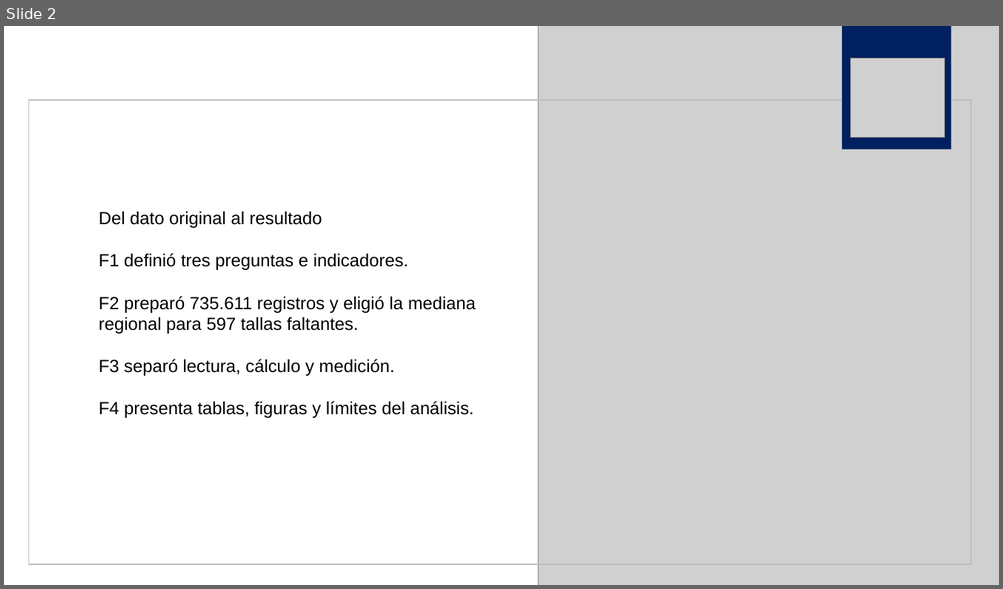
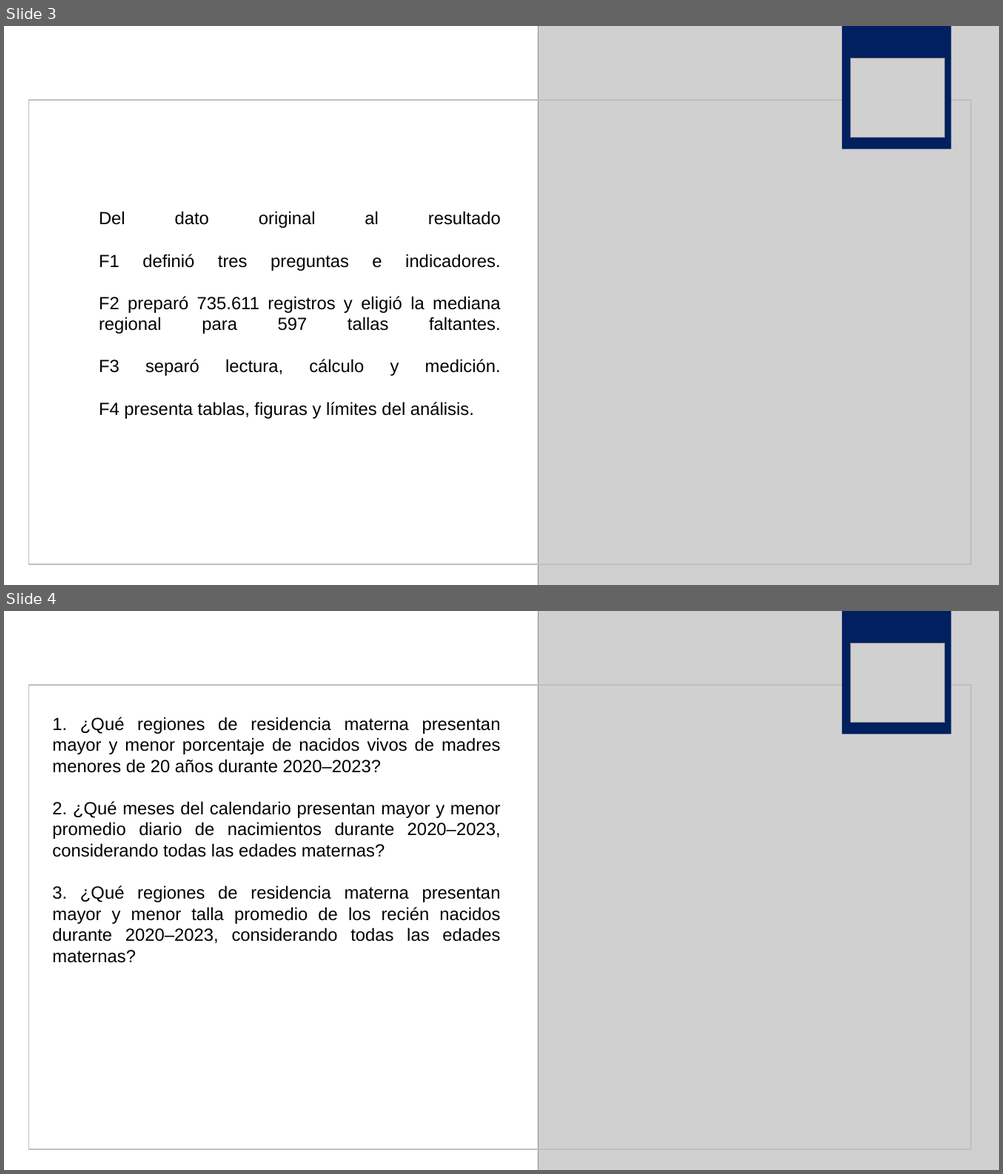
Before and after one commit to jorgealtamiranonavarrete-art/proyecto-grupo2, a slide deck: F4/f4_presentacion_grupo2.pptx. Shown one above the other, each under a label of ours: slide 2 before the commit, slides 3 and 4 after it. The pictures are 1003x589 and 1003x1174 pixels, drawn with LibreOffice and Linux fonts; fonts in the diff are those of the drawing; grey boxes stand for pictures. Boxes give left, top, right and bottom in pixels: in the first picture for what was removed or moved away, otherwise in the second. Text is boxed around its words. In the diff, an @@ line names an element or a change of style, - is before the commit and + after.

```diff
--- a/F4/f4_presentacion_grupo2.pptx
+++ b/F4/f4_presentacion_grupo2.pptx
@@ slide 4 added at [4,611,999,1170], background #FFFFFF @@
@@ picture added at [538,611,999,1170] @@
@@ rectangle added at [842,611,950,734], fill #002060 @@
@@ picture added at [851,643,945,722] @@
@@ rectangle added at [28,685,971,1150], outline #BFBFBF 1 pt @@
@@ text added at [52,717,501,963], 17 pt, text #000000 @@
+1. ¿Qué regiones de residencia materna presentan mayor y menor porcentaje de nacidos vivos de madres menores de 20 años durante 2020–2023?
+2. ¿Qué meses del calendario presentan mayor y menor promedio diario de nacimientos durante 2020–2023, considerando todas las edades maternas?
+3. ¿Qué regiones de residencia materna presentan mayor y menor talla promedio de los recién nacidos durante 2020–2023, considerando todas las edades maternas?
@@ what was slide 2 is now slide 3 @@
@@ slide 3 changed as well @@
@@ text "Del dato original al resultado ..." at [99,211,501,419]: alignment left to justified @@
```
Also in this commit, not shown: 2 other slides changed, 15 other slides added, 3 slides removed.
